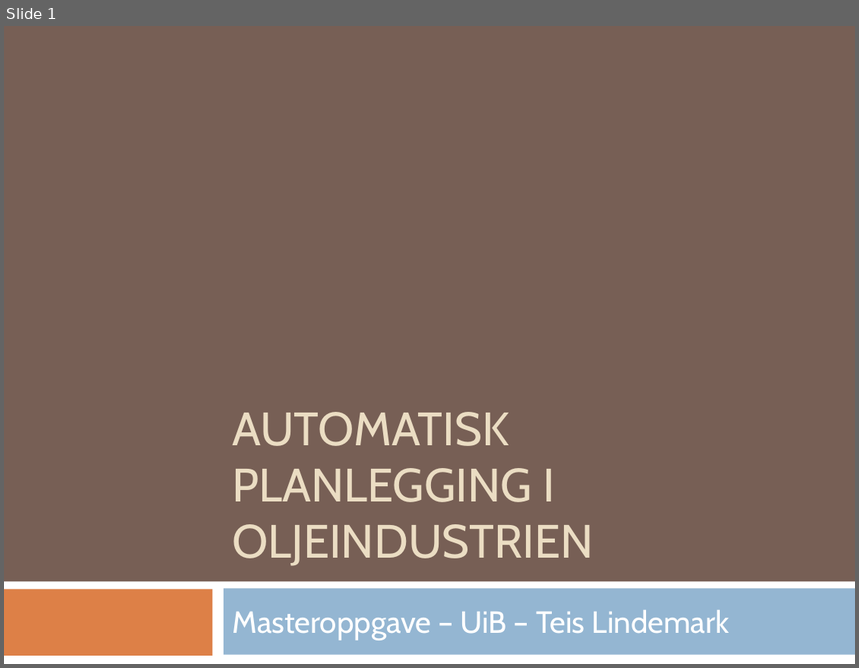
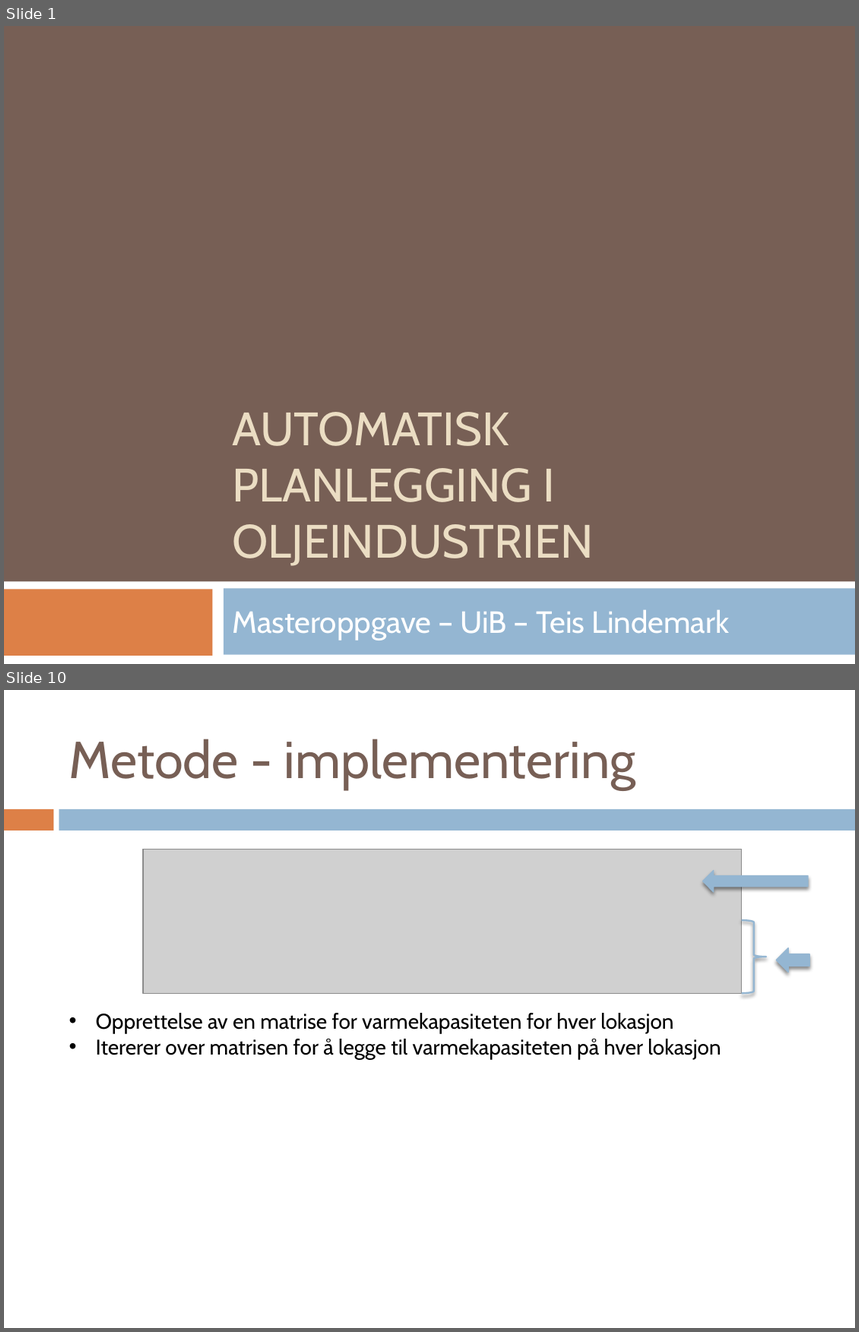
Before and after one commit to teilin/M.sc-UiB, a slide deck: Presentasjon/msc_presentasjon.pptx. Shown one above the other, each under a label of ours: slide 1 before the commit, slides 1 and 10 after it; the slides between them are not shown. The pictures are 859x668 and 859x1332 pixels, drawn with LibreOffice and Linux fonts; fonts in the diff are those of the drawing; grey boxes stand for pictures. Boxes give left, top, right and bottom in pixels: in the first picture for what was removed or moved away, otherwise in the second. Text is boxed around its words. In the diff, an @@ line names an element or a change of style, - is before the commit and + after.

```diff
--- a/Presentasjon/msc_presentasjon.pptx
+++ b/Presentasjon/msc_presentasjon.pptx
@@ slide 10 added at <box>4,690,855,1328</box>, background #FFFFFF @@
@@ title added at <box>69,739,636,790</box>, 44 pt, text #775F55 @@
+Metode - implementering
@@ rectangle added at <box>4,809,53,831</box>, fill #DD8047 @@
@@ rectangle added at <box>59,809,855,831</box>, fill #94B6D2 @@
@@ picture added at <box>143,849,741,993</box> @@
@@ left arrow added at <box>703,870,808,893</box>, fill #94B6D2, outline #94B6D2 0.79 pt @@
@@ right brace added at <box>742,921,767,994</box>, outline #94B6D2 1.5 pt @@
@@ left arrow added at <box>776,948,810,972</box>, fill #94B6D2, outline #94B6D2 0.79 pt @@
@@ text added at <box>96,1013,721,1059</box>, 18 pt, text #000000 @@
+• Opprettelse av en matrise for varmekapasiteten for hver lokasjon
+• Itererer over matrisen for å legge til varmekapasiteten på hver lokasjon
```
Also in this commit, not shown: 1 slide changed, 28 other slides added, 9 slides removed, 35 other files.
